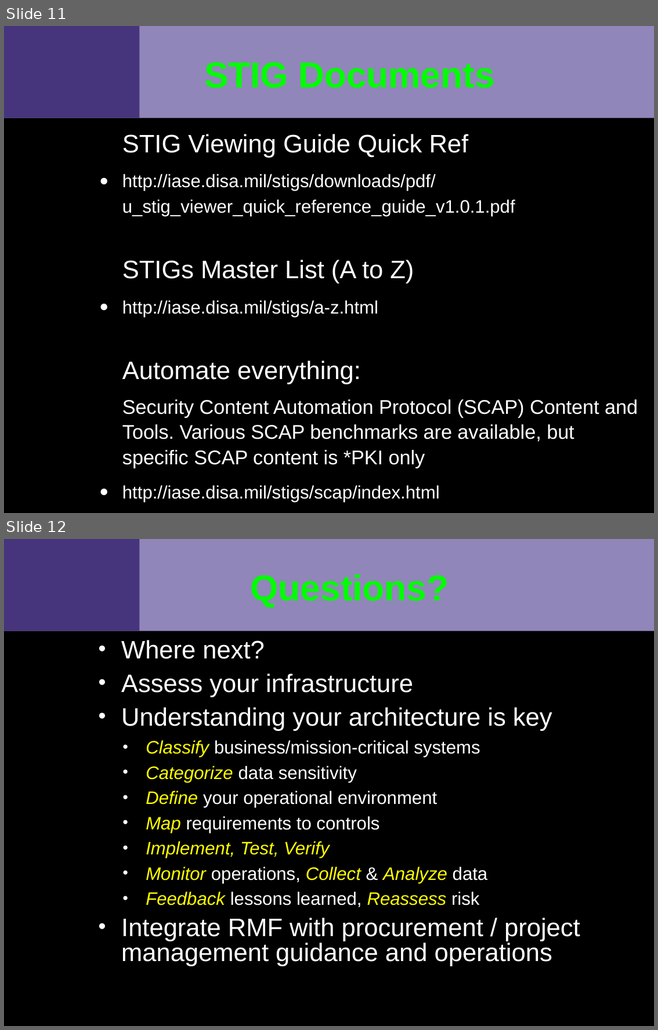
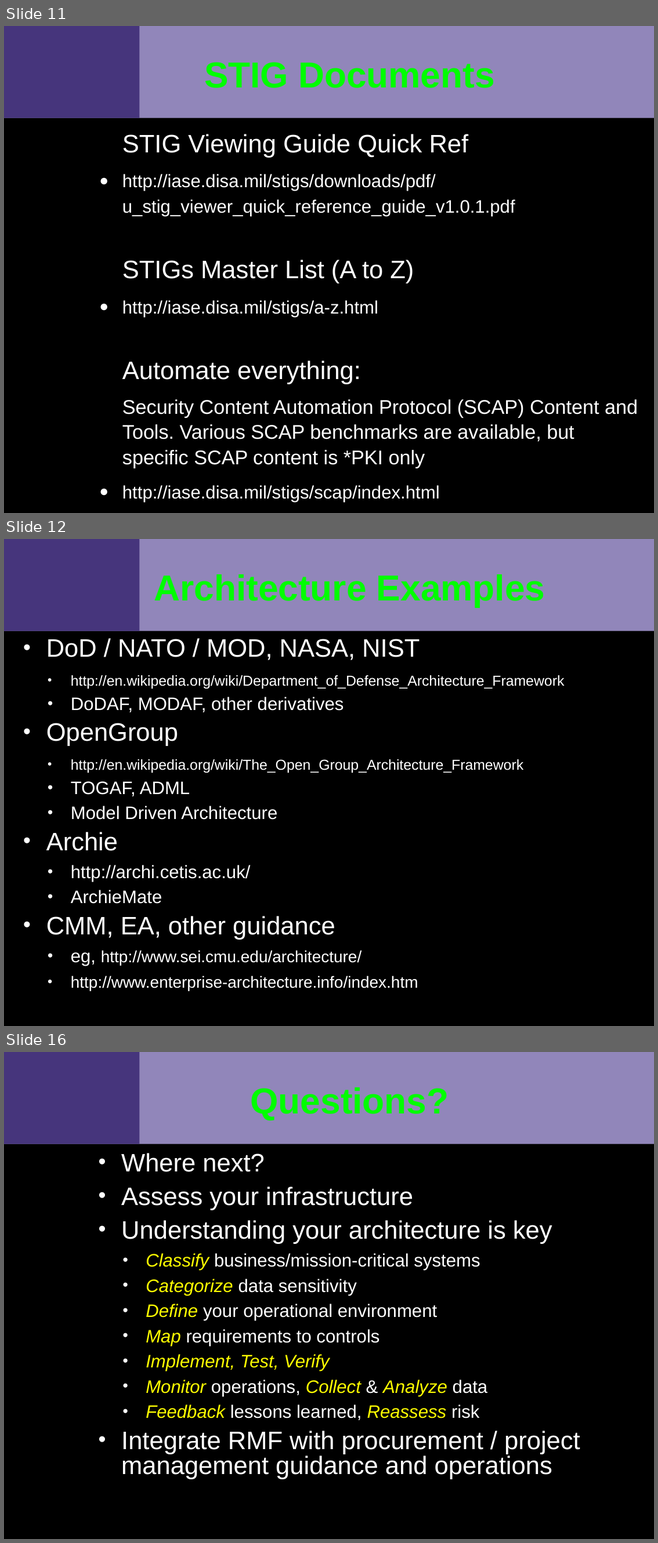
Before and after one commit to VCTLabs/elc2015-presentations, a slide deck: security_IoT/security_assessment_slides.odp. Shown one above the other, each under a label of ours: slides 11 and 12 before the commit, slides 11, 12 and 16 after it; the slides between them are not shown. The pictures are 658x1030 and 658x1543 pixels, drawn with LibreOffice and Linux fonts; fonts in the diff are those of the drawing; background and template pictures are left out. Boxes give left, top, right and bottom in pixels: in the first picture for what was removed or moved away, otherwise in the second. Text is boxed around its words. In the diff, an @@ line names an element or a change of style, - is before the commit and + after.

Commit message:
updated with some examples and tools/frameworks

```diff
--- a/security_IoT/security_assessment_slides.odp
+++ b/security_IoT/security_assessment_slides.odp
@@ slide 12 added at [4,539,654,1026], background #000000; not listed: 2 template elements that a slide beside it also shows @@
@@ title added at [154,574,545,607], 40 pt, text #00FF00, bold @@
+Architecture Examples
@@ text added at [46,639,564,991], 16 pt, text #FFFFFF @@
+• DoD / NATO / MOD, NASA, NIST
+  • http://en.wikipedia.org/wiki/Department_of_Defense_Architecture_Framework
+  • DoDAF, MODAF, other derivatives
+• OpenGroup
+  • http://en.wikipedia.org/wiki/The_Open_Group_Architecture_Framework
+  • TOGAF, ADML
+  • Model Driven Architecture
+• Archie
+  • http://archi.cetis.ac.uk/
+  • ArchieMate
+• CMM, EA, other guidance
+  • eg, http://www.sei.cmu.edu/architecture/
+  • http://www.enterprise-architecture.info/index.htm
@@ what was slide 12 is now slide 16 @@
```
Also in this commit, not shown: 8 slides changed, 3 other slides added, 2 other files.
